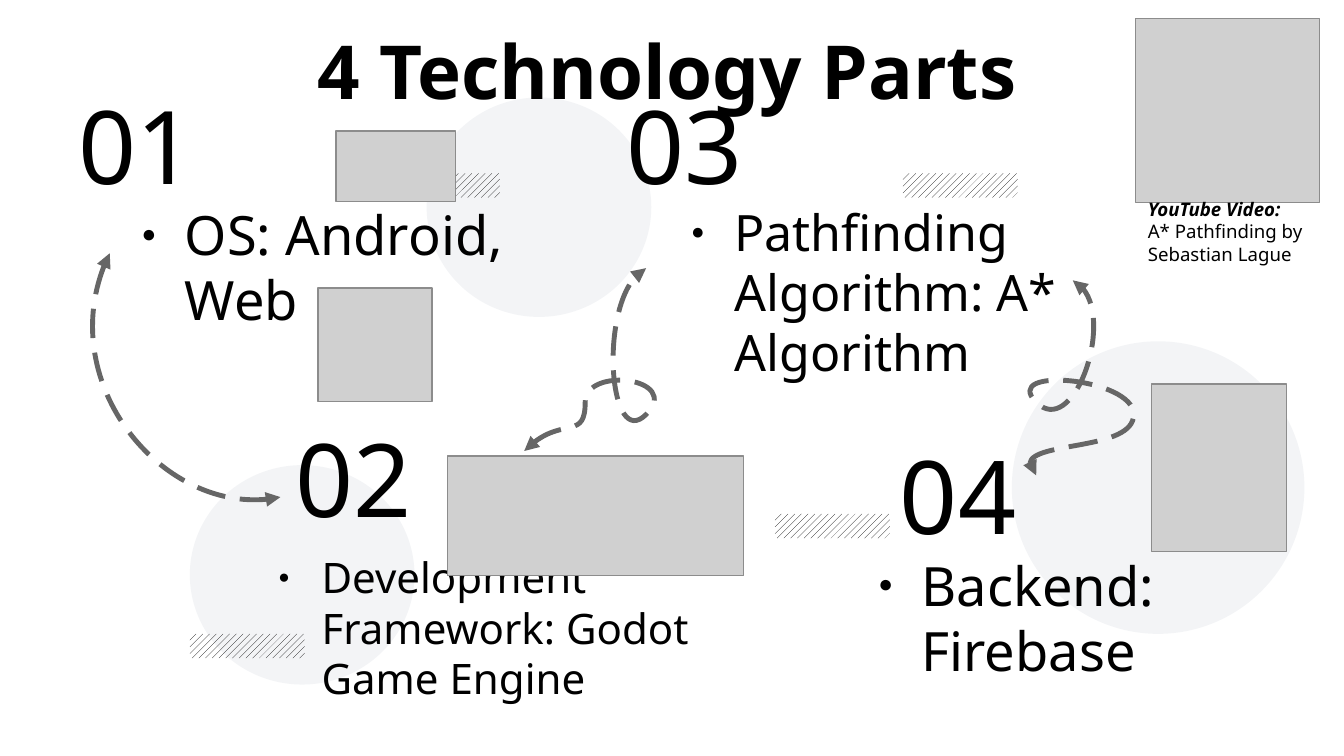
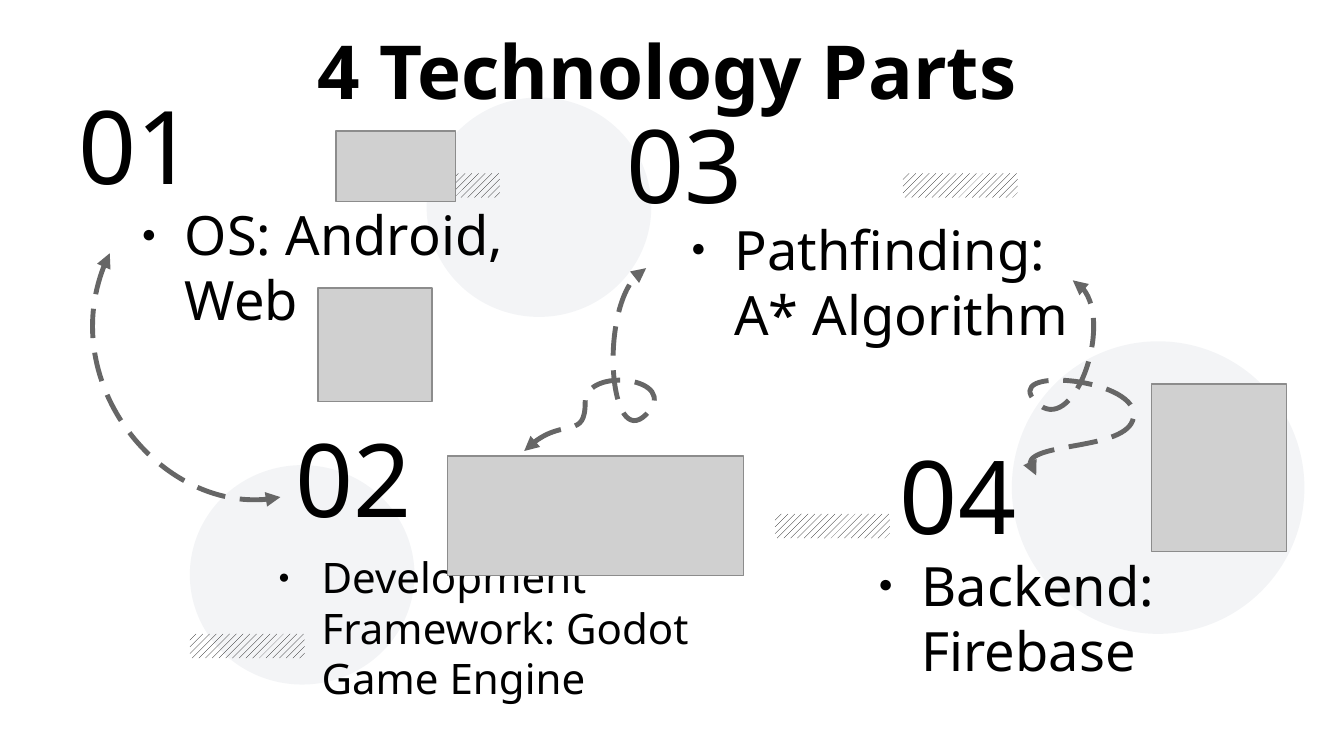
Before and after one commit to NotYetTerminal/Interactive-Map-SETU-Carlow, a slide deck: slide 7 of Project Documents/Gabor_Major_Interactive_Map_Presentation.odp (slide 6 before the commit). Drawn at 1344x756 pixels with LibreOffice and Linux fonts; fonts in the diff are those of the drawing; grey boxes stand for pictures. Boxes give left, top, right and bottom in pixels: in the first picture for what was removed or moved away, otherwise in the second. Text is boxed around its words. In the diff, an @@ line names an element or a change of style, - is before the commit and + after.

Commit message:
Fixed the presentation slides.

```diff
--- a/Project Documents/Gabor_Major_Interactive_Map_Presentation.odp
+++ b/Project Documents/Gabor_Major_Interactive_Map_Presentation.odp
@@ picture removed at (1137, 18, 1321, 202) @@
@@ text "03": place and size @@
-text "03" at (627, 89, 743, 185)
+text "03" at (627, 108, 743, 204)
@@ text removed at (1148, 201, 1303, 266) @@
-YouTube Video:
-A* Pathfinding by Sebastian Lague
@@ text at (734, 228, 1068, 348): text changed; size 29.6 to 32 pt @@
-● Pathfinding Algorithm: A* Algorithm
+● Pathfinding:
+  A* Algorithm
```
Also in this commit, not shown: 1 other slide changed, 5 slides added, 2 slides removed, 1 other file.
